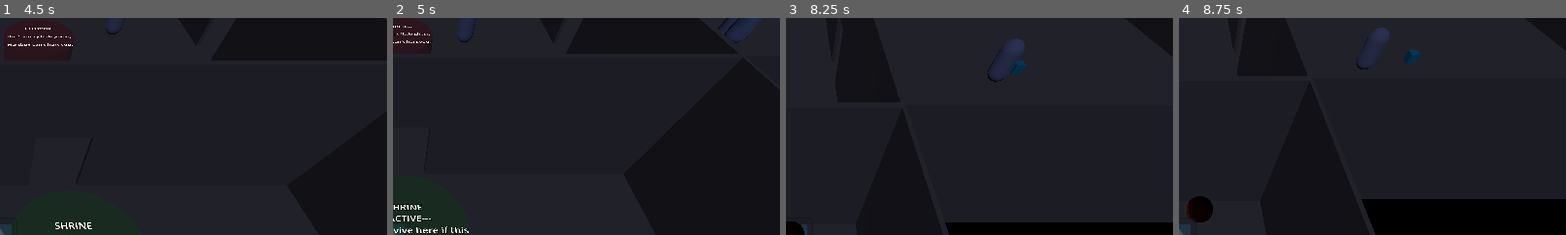
Above: before the commit, frames 1-4 (left to right).
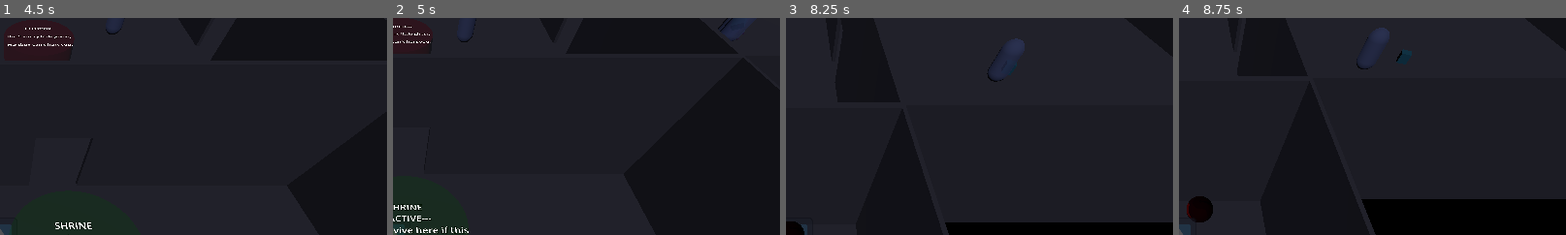
Above: after the commit, the same moments.

Repository: Rusty-Rat-Studios/dead-living-and-dying
Game: Godot game, scene res://game.tscn
Same seed, same stepped clock (60 frames per second), same inputs: the game is played once before the commit and once after it. The engine's default icon, where the game draws it, is replaced by a stand-in: a white triangle on a blue panel in a dark square.
Inputs (mouse positions are % of the whole screen's width and height, from its top left):
- Up to frame 1 (4.5 s): click "START" at 0.5 s; tap Enter at 1.25 s; move the mouse to (45, 70) at 1.27 s; hold Up (ui_up) 1.28-2.78 s; tap E (interact) at 1.35, 2.85, 4.35 s; tap Keypad Enter (ui_accept) at 1.52, 2.27, 3.77 s; move the mouse to (80, 65) at 2.02 s; tap Tab at 2.1, 3.6 s; move the mouse to (20, 35) at 2.77 s; hold Left (ui_left) 2.78-4.28 s; move the mouse to (55, 50) at 3.52 s; move the mouse to (35, 25) at 4.27 s; hold Down (ui_down) from 4.28 s (still down)
- Up to frame 2 (5 s): keep holding Down (ui_down); tap Keypad Enter (ui_accept) at 4.52 s
- Up to frame 3 (8.25 s): move the mouse to (72, 45) at 5.02 s; release Down (ui_down) at 5.03 s; hold Right (ui_right) 5.03-5.78 s; tap Tab at 5.1, 6.6, 8.1 s; tap Keypad Enter (ui_accept) at 5.27, 6.77, 7.52 s; move the mouse to (30, 55) at 5.77 s; hold Up (ui_up) 5.78-6.53 s; tap E (interact) at 5.85, 7.35 s; move the mouse to (60, 28) at 6.52 s; hold Right (ui_right) from 6.53 s (still down); move the mouse to (45, 70) at 7.27 s; move the mouse to (80, 65) at 8.02 s
- Up to frame 4 (8.75 s): keep holding Right (ui_right); tap Keypad Enter (ui_accept) at 8.27 s
The pictures show only the part of the screen within x 50-100%, y 0-50%; the shares and areas given below are measured in that part.

Frame 1 is identical in both runs. In frame 2, less than 0.1% of the frame differs, in the area x 84-95%, y 0-12%; in frame 3, 0.1%; in frame 4, 0.2%, in the area x 56-63%, y 14-21%.

Commit message:
Refactor 'attack' possessable base class ranged/throwable inherit from

Diff:
--- a/game.tscn
+++ b/game.tscn
@@ -16,8 +16,8 @@
 [ext_resource type="PackedScene" uid="uid://c75eretp0162f" path="res://items/item.tscn" id="13_7hjh7"]
 [ext_resource type="PackedScene" uid="uid://bcep1wbs2caas" path="res://possessable/possessable.tscn" id="13_66ase"]
 [ext_resource type="PackedScene" uid="uid://dic5onsop66y4" path="res://ui/game_menu.tscn" id="13_owhbc"]
-[ext_resource type="PackedScene" uid="uid://c1hur2s8mgagv" path="res://possessable/throwable.tscn" id="14_23qy6"]
-[ext_resource type="PackedScene" uid="uid://bfmkrask6gxl3" path="res://possessable/ranged.tscn" id="15_lv48w"]
+[ext_resource type="PackedScene" uid="uid://c1hur2s8mgagv" path="res://possessable/attack/throwable.tscn" id="14_23qy6"]
+[ext_resource type="PackedScene" uid="uid://bfmkrask6gxl3" path="res://possessable/attack/ranged.tscn" id="15_lv48w"]
 [ext_resource type="PackedScene" uid="uid://bwmbngtw81o3y" path="res://ui/debug_console.tscn" id="15_rbtf5"]
 
 [sub_resource type="CylinderShape3D" id="CylinderShape3D_eitr8"]
--- /dev/null
+++ b/possessable/attack/possessable_attack.gd
@@ -0,0 +1,30 @@
+class_name Possessable_Attack
+extends Possessable
+'''
+This is a base class for possessables able to attack the player.
+
+Possessables that inherit from this class MUST have an $AttackRange
+Area3D child node with a CollisionShape3D child.
+'''
+
+func _ready() -> void:
+	super()
+	# detect when player is in range
+	$AttackRange.body_entered.connect(_on_player_entered_range)
+	$AttackRange.body_exited.connect(_on_player_exited_range)
+
+
+func possess() -> void:
+	super()
+	# enable player detection
+	$AttackRange.collision_mask = CollisionBit.PLAYER
+	is_possessed = true
+	# check if player in range on initial possession
+	if $AttackRange.overlaps_body(PlayerHandler.get_player()):
+		player_in_range = true
+
+
+func depossess() -> void:
+	super()
+	# disable player detection
+	$AttackRange.collision_mask = 0
--- /dev/null
+++ b/possessable/attack/possessable_attack.tscn
@@ -0,0 +1,7 @@
+[gd_scene load_steps=3 format=3 uid="uid://custksxq8jvgd"]
+
+[ext_resource type="PackedScene" uid="uid://bcep1wbs2caas" path="res://possessable/possessable.tscn" id="1_qmrf1"]
+[ext_resource type="Script" path="res://possessable/attack/possessable_attack.gd" id="2_v5ro8"]
+
+[node name="PossessableAttack" instance=ExtResource("1_qmrf1")]
+script = ExtResource("2_v5ro8")
--- a/possessable/projectile.tscn
+++ b/possessable/attack/projectile.tscn
@@ -1,6 +1,6 @@
 [gd_scene load_steps=4 format=3 uid="uid://coj6qdyyipcvi"]
 
-[ext_resource type="Script" path="res://possessable/projectile.gd" id="1_is2ed"]
+[ext_resource type="Script" path="res://possessable/attack/projectile.gd" id="1_is2ed"]
 
 [sub_resource type="SphereShape3D" id="SphereShape3D_2ag17"]
 radius = 0.1
--- a/possessable/ranged.gd
+++ b/possessable/attack/ranged.gd
@@ -1,9 +1,6 @@
-extends Possessable
+extends Possessable_Attack
 
-# duration over which an attack happens
-const ATTACK_TIME: float = 0.8
-
-@onready var projectile_scene: PackedScene = preload("res://possessable/projectile.tscn")
+@onready var projectile_scene: PackedScene = preload("res://possessable/attack/projectile.tscn")
 
 func attack(target: Node3D) -> void:
 	if player_in_range and room.player_in_room:
--- /dev/null
+++ b/possessable/attack/ranged.tscn
@@ -0,0 +1,28 @@
+[gd_scene load_steps=6 format=3 uid="uid://bfmkrask6gxl3"]
+
+[ext_resource type="PackedScene" uid="uid://custksxq8jvgd" path="res://possessable/attack/possessable_attack.tscn" id="1_hp16e"]
+[ext_resource type="Script" path="res://possessable/attack/ranged.gd" id="2_c086f"]
+
+[sub_resource type="StandardMaterial3D" id="StandardMaterial3D_8avfd"]
+albedo_color = Color(0.458824, 0, 0.509804, 1)
+
+[sub_resource type="BoxMesh" id="BoxMesh_sejqt"]
+material = SubResource("StandardMaterial3D_8avfd")
+size = Vector3(0.5, 0.5, 0.5)
+
+[sub_resource type="SphereShape3D" id="SphereShape3D_7f8s1"]
+radius = 8.0
+
+[node name="Ranged" instance=ExtResource("1_hp16e")]
+script = ExtResource("2_c086f")
+
+[node name="MeshInstance3D" parent="." index="0"]
+mesh = SubResource("BoxMesh_sejqt")
+
+[node name="AttackRange" type="Area3D" parent="." index="3"]
+collision_layer = 0
+collision_mask = 0
+monitorable = false
+
+[node name="CollisionShape3D" type="CollisionShape3D" parent="AttackRange" index="0"]
+shape = SubResource("SphereShape3D_7f8s1")
--- a/possessable/throwable.gd
+++ b/possessable/attack/throwable.gd
@@ -1,6 +1,4 @@
-class_name Throwable
-extends Possessable
-
+extends Possessable_Attack
 
 # impulse strength used to throw the object
 const THROW_FORCE: float = 25.0
@@ -20,7 +18,6 @@
 const FLOAT_HEIGHT: float = 3
 # for timing float effect oscillation
 @onready var float_time_offset: float = 0.0
-
 
 func _integrate_forces(state: PhysicsDirectBodyState3D) -> void:
 	# if object has been thrown, thus depossessed, it should not be possessable
@@ -59,8 +56,9 @@
 
 func possess() -> void:
 	super()
-	#"bump" object to bring _integrate_forces() out of sleep
-	apply_central_impulse(Vector3.ZERO)
+	# apply small, random spin when possessed
+	# side effect: brings _integrate_forces() out of sleep
+	apply_torque_impulse(Vector3(randf_range(0.1, 0.2), randf_range(0.1, 0.2), randf_range(0.1, 0.2)))
 
 
 func attack(target: Node3D) -> void:
--- /dev/null
+++ b/possessable/attack/throwable.tscn
@@ -0,0 +1,38 @@
+[gd_scene load_steps=7 format=3 uid="uid://c1hur2s8mgagv"]
+
+[ext_resource type="PackedScene" uid="uid://custksxq8jvgd" path="res://possessable/attack/possessable_attack.tscn" id="1_5pall"]
+[ext_resource type="Script" path="res://possessable/attack/throwable.gd" id="2_fk2mr"]
+
+[sub_resource type="StandardMaterial3D" id="StandardMaterial3D_vxkbk"]
+albedo_color = Color(0.301961, 0.72549, 0.788235, 1)
+
+[sub_resource type="BoxMesh" id="BoxMesh_smd12"]
+material = SubResource("StandardMaterial3D_vxkbk")
+size = Vector3(0.5, 0.5, 0.5)
+
+[sub_resource type="SphereShape3D" id="SphereShape3D_reobb"]
+radius = 6.0
+
+[sub_resource type="BoxShape3D" id="BoxShape3D_rqoep"]
+size = Vector3(0.6, 0.6, 0.6)
+
+[node name="Throwable" instance=ExtResource("1_5pall")]
+script = ExtResource("2_fk2mr")
+
+[node name="MeshInstance3D" parent="." index="0"]
+mesh = SubResource("BoxMesh_smd12")
+
+[node name="AttackRange" type="Area3D" parent="." index="3"]
+collision_layer = 0
+collision_mask = 0
+monitorable = false
+
+[node name="CollisionShape3D" type="CollisionShape3D" parent="AttackRange" index="0"]
+shape = SubResource("SphereShape3D_reobb")
+
+[node name="Hurtbox" type="Area3D" parent="." index="4"]
+collision_layer = 0
+collision_mask = 0
+
+[node name="CollisionShape3D" type="CollisionShape3D" parent="Hurtbox" index="0"]
+shape = SubResource("BoxShape3D_rqoep")
--- a/possessable/possessable.gd
+++ b/possessable/possessable.gd
@@ -30,10 +30,6 @@
 @onready var starting_position: Vector3 = position
 
 func _ready() -> void:
-	# detect when player is in range
-	$AttackRange.body_entered.connect(_on_player_entered_range)
-	$AttackRange.body_exited.connect(_on_player_exited_range)
-
 	# add self to possessables in room
 	room.add_possessable(self)
 
@@ -53,12 +49,6 @@
 	room.remove_possessable(self)
 	# signal to ghosts on the way to target it that it has been taken
 	possessed.emit()
-	# enable player detection
-	$AttackRange.collision_mask = CollisionBit.PLAYER
-	is_possessed = true
-	# check if player in range on initial possession
-	if $AttackRange.overlaps_body(PlayerHandler.get_player()):
-		player_in_range = true
 
 	$GPUParticles3D.emitting = true
 
@@ -66,8 +56,7 @@
 func depossess() -> void:
 	# add self back to room's available possessables
 	room.add_possessable(self)
-	# disable player detection and reset flags
-	$AttackRange.collision_mask = 0
+	# reset flags
 	is_possessed = false
 	player_in_range = false
 
--- a/possessable/possessable.tscn
+++ b/possessable/possessable.tscn
@@ -11,12 +11,6 @@
 
 [sub_resource type="BoxShape3D" id="BoxShape3D_42qqj"]
 size = Vector3(0.5, 0.5, 0.5)
-
-[sub_resource type="SphereShape3D" id="SphereShape3D_5ey0f"]
-radius = 8.0
-
-[sub_resource type="BoxShape3D" id="BoxShape3D_iv7gq"]
-size = Vector3(0.6, 0.6, 0.6)
 
 [sub_resource type="ParticleProcessMaterial" id="ParticleProcessMaterial_rvnlq"]
 emission_shape = 3
@@ -47,21 +41,6 @@
 [node name="CollisionShape3D" type="CollisionShape3D" parent="."]
 shape = SubResource("BoxShape3D_42qqj")
 
-[node name="AttackRange" type="Area3D" parent="."]
-collision_layer = 0
-collision_mask = 0
-monitorable = false
-
-[node name="CollisionShape3D" type="CollisionShape3D" parent="AttackRange"]
-shape = SubResource("SphereShape3D_5ey0f")
-
-[node name="Hurtbox" type="Area3D" parent="."]
-collision_layer = 0
-collision_mask = 0
-
-[node name="CollisionShape3D" type="CollisionShape3D" parent="Hurtbox"]
-shape = SubResource("BoxShape3D_iv7gq")
-
 [node name="GPUParticles3D" type="GPUParticles3D" parent="."]
 emitting = false
 amount = 32
--- a/possessable/ranged.tscn
+++ /dev/null
@@ -1,26 +0,0 @@
-[gd_scene load_steps=6 format=3 uid="uid://bfmkrask6gxl3"]
-
-[ext_resource type="PackedScene" uid="uid://bcep1wbs2caas" path="res://possessable/possessable.tscn" id="1_tmg6h"]
-[ext_resource type="Script" path="res://possessable/ranged.gd" id="2_c086f"]
-
-[sub_resource type="StandardMaterial3D" id="StandardMaterial3D_dp2h8"]
-albedo_color = Color(0.376471, 0.176471, 0.870588, 1)
-
-[sub_resource type="BoxMesh" id="BoxMesh_jstgj"]
-material = SubResource("StandardMaterial3D_dp2h8")
-size = Vector3(0.5, 0.5, 0.5)
-
-[sub_resource type="SphereShape3D" id="SphereShape3D_rygv1"]
-radius = 0.2
-
-[node name="Ranged" instance=ExtResource("1_tmg6h")]
-script = ExtResource("2_c086f")
-
-[node name="MeshInstance3D" parent="." index="0"]
-mesh = SubResource("BoxMesh_jstgj")
-
-[node name="Hurtbox" parent="." index="3"]
-visible = false
-
-[node name="CollisionShape3D" parent="Hurtbox" index="0"]
-shape = SubResource("SphereShape3D_rygv1")
--- a/possessable/throwable.tscn
+++ /dev/null
@@ -1,17 +0,0 @@
-[gd_scene load_steps=5 format=3 uid="uid://c1hur2s8mgagv"]
-
-[ext_resource type="PackedScene" uid="uid://bcep1wbs2caas" path="res://possessable/possessable.tscn" id="1_71sp4"]
-[ext_resource type="Script" path="res://possessable/throwable.gd" id="2_fk2mr"]
-
-[sub_resource type="StandardMaterial3D" id="StandardMaterial3D_860n1"]
-albedo_color = Color(0.160784, 0.788235, 1, 1)
-
-[sub_resource type="BoxMesh" id="BoxMesh_thbu8"]
-material = SubResource("StandardMaterial3D_860n1")
-size = Vector3(0.5, 0.5, 0.5)
-
-[node name="Throwable" instance=ExtResource("1_71sp4")]
-script = ExtResource("2_fk2mr")
-
-[node name="MeshInstance3D" parent="." index="0"]
-mesh = SubResource("BoxMesh_thbu8")
Renamed: possessable/projectile.gd -> possessable/attack/projectile.gd
Not shown: 1 places in possessable/possessable.tscn that only renumber resources
